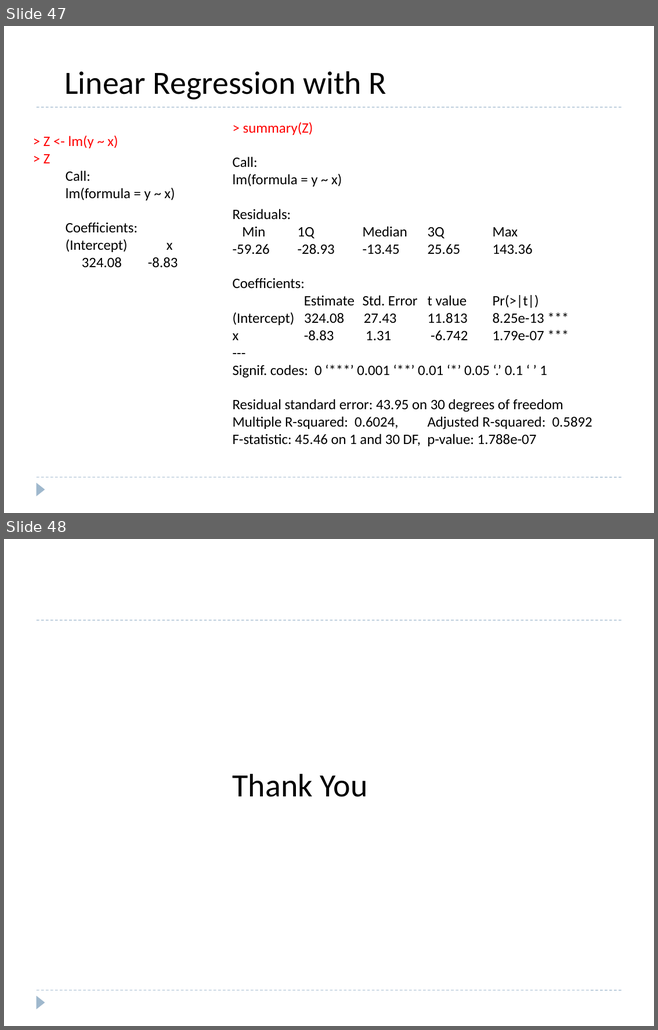
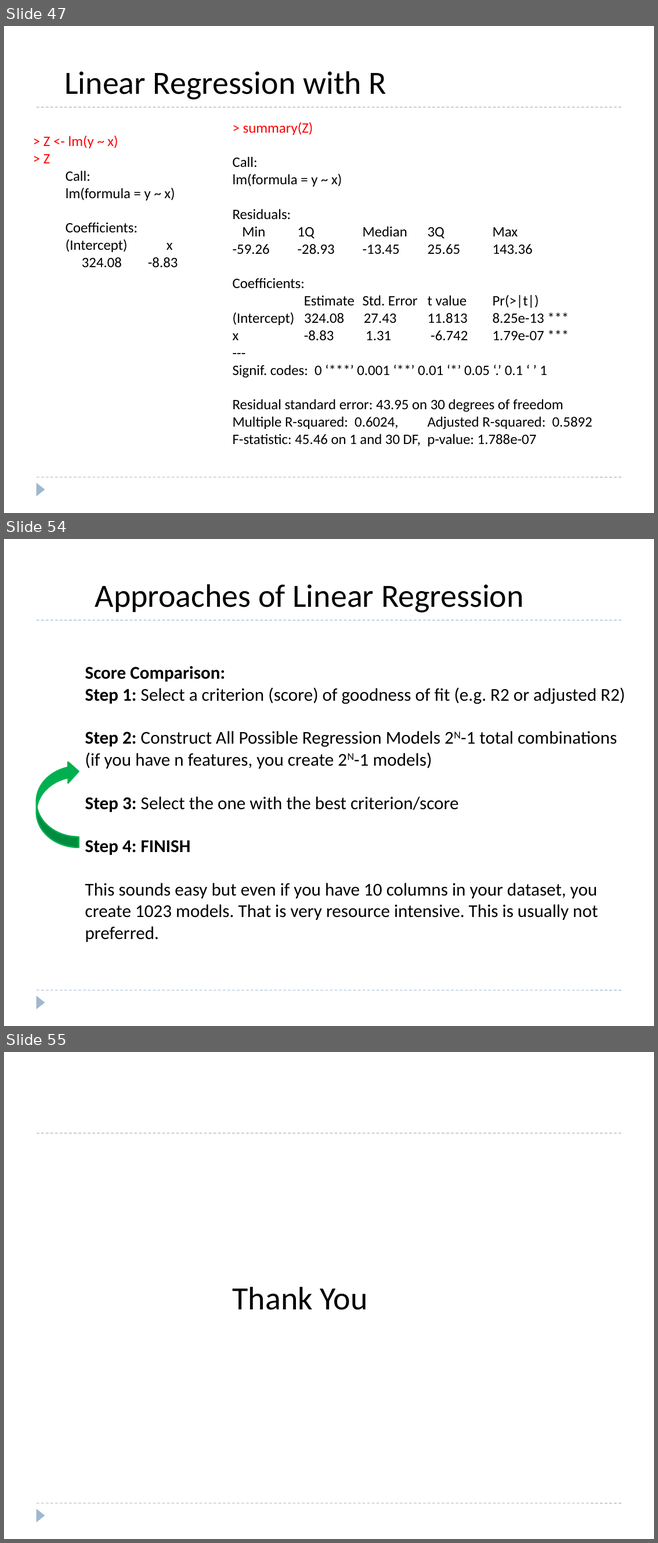
Before and after one commit to roushanprasad/DataScience_ML, a slide deck: Machine-Learning/4.2 Linear-Regression/4.2.1-Linear-Regression.pptx. Shown one above the other, each under a label of ours: slides 47 and 48 before the commit, slides 47, 54 and 55 after it; the slides between them are not shown. The pictures are 658x1030 and 658x1543 pixels, drawn with LibreOffice and Linux fonts; fonts in the diff are those of the drawing. Boxes give left, top, right and bottom in pixels: in the first picture for what was removed or moved away, otherwise in the second. Text is boxed around its words. In the diff, an @@ line names an element or a change of style, - is before the commit and + after.

```diff
--- a/Machine-Learning/4.2 Linear-Regression/4.2.1-Linear-Regression.pptx
+++ b/Machine-Learning/4.2 Linear-Regression/4.2.1-Linear-Regression.pptx
@@ slide 54 added at [4,539,654,1026], background #FFFFFF; not listed: 3 template elements that a slide beside it also shows @@
@@ text added at [95,584,524,613], 36 pt, text #000000 @@
+Approaches of Linear Regression
@@ text added at [85,666,625,942], 20 pt, text #000000 @@
+Score Comparison:
+Step 1: Select a criterion (score) of goodness of fit (e.g. R2 or adjusted R2)
+Step 2: Construct All Possible Regression Models 2N-1 total combinations (if you have n features, you create 2N-1 models)
+Step 3: Select the one with the best criterion/score
+Step 4: FINISH
+This sounds easy but even if you have 10 columns in your dataset, you create 1023 models. That is very resource intensive. This is usually not preferred.
@@ curved up arrow added at [36,761,79,848], fill #00B050, outline #00B050 1.5 pt @@
@@ what was slide 48 is now slide 55 @@
```
Also in this commit, not shown: 6 other slides added, 1 other file.
